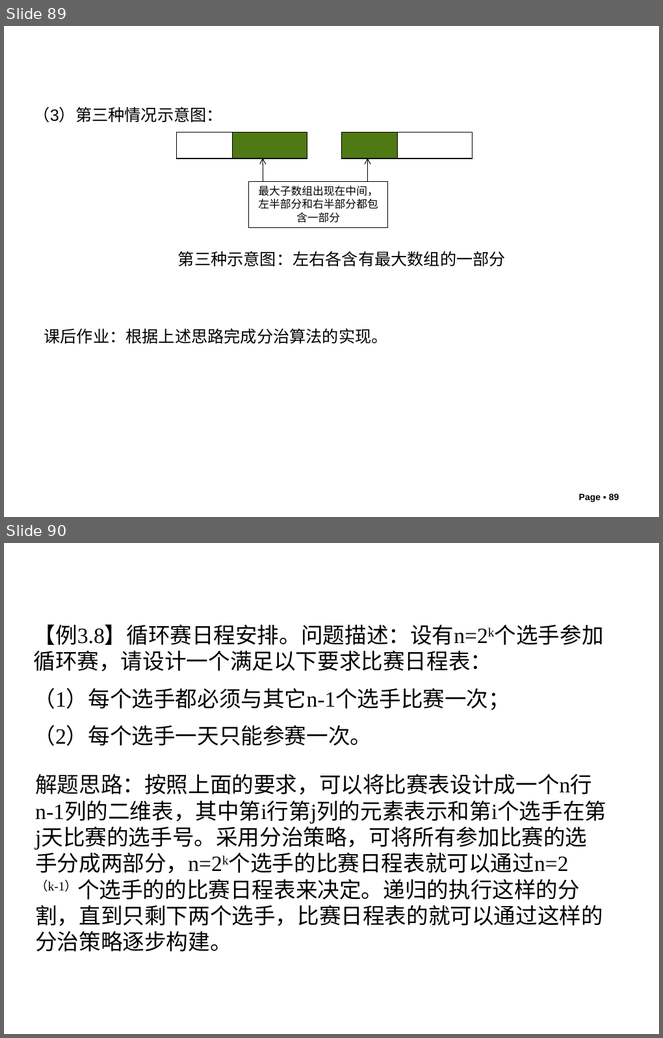
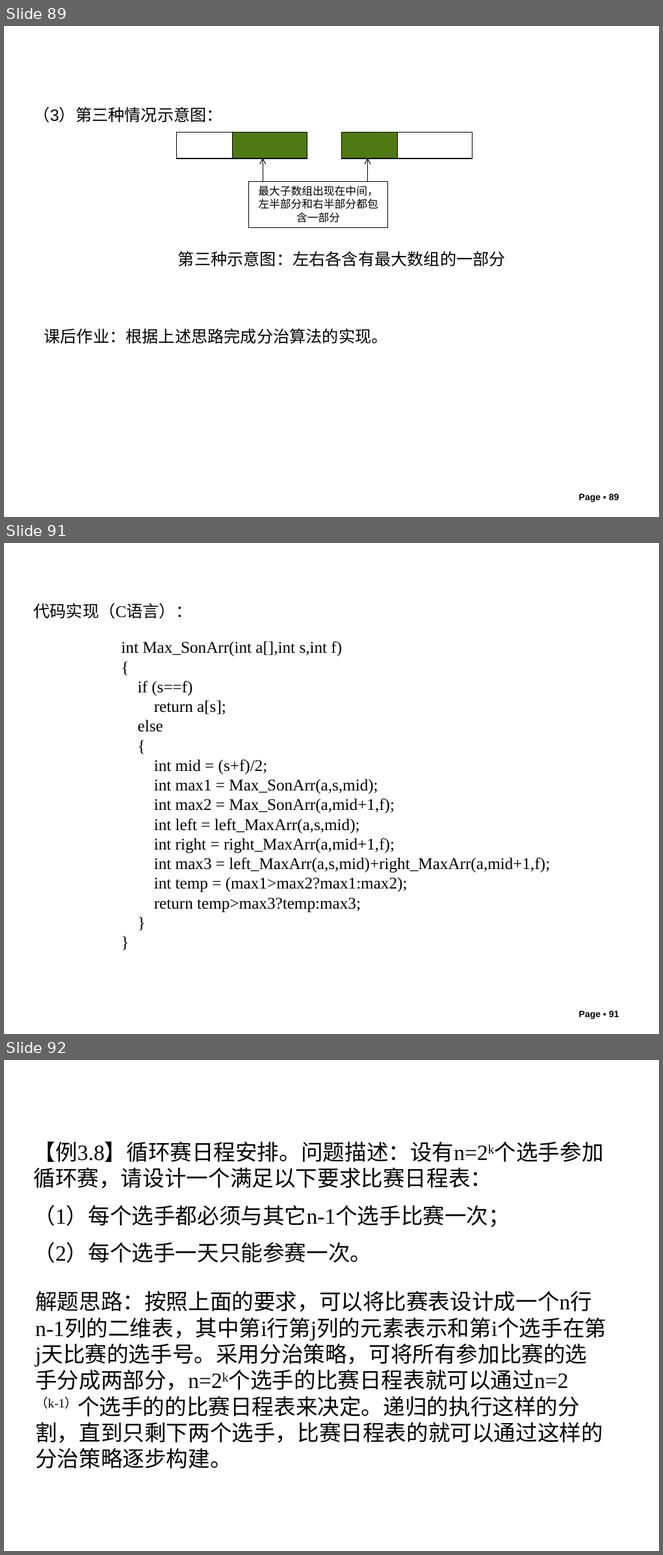
Before and after one commit to liutongling/DP, a slide deck: file/第3章 分治法计.pptx. Shown one above the other, each under a label of ours: slides 89 and 90 before the commit, slides 89, 91 and 92 after it; the slides between them are not shown. The pictures are 663x1038 and 663x1555 pixels, drawn with LibreOffice and Linux fonts; fonts in the diff are those of the drawing; background and template pictures are left out. Boxes give left, top, right and bottom in pixels: in the first picture for what was removed or moved away, otherwise in the second. Text is boxed around its words. In the diff, an @@ line names an element or a change of style, - is before the commit and + after.

Commit message:
实现第三章的课后问题。

```diff
--- a/file/第3章 分治法计.pptx
+++ b/file/第3章 分治法计.pptx
@@ slide 91 added at (4, 543, 659, 1034), background #FFFFFF @@
@@ text added at (34, 603, 192, 619), 18 pt, text #000000 @@
+代码实现（C语言）：
@@ text added at (121, 641, 550, 913), 18 pt, text #000000 @@
+int Max_SonArr(int a[],int s,int f)
+{
+if (s==f)
+return a[s];
+else
+{
+int mid = (s+f)/2;
+int max1 = Max_SonArr(a,s,mid);
+int max2 = Max_SonArr(a,mid+1,f);
+int left = left_MaxArr(a,s,mid);
+int right = right_MaxArr(a,mid+1,f);
+int max3 = left_MaxArr(a,s,mid)+right_MaxArr(a,mid+1,f);
+int temp = (max1>max2?max1:max2);
+return temp>max3?temp:max3;
+}
+}
@@ page number added at (579, 1011, 620, 1019), 10 pt, text #000000, bold @@
+Page ▪ 91
@@ what was slide 90 is now slide 92 @@
```
Also in this commit, not shown: 1 other slide added.
